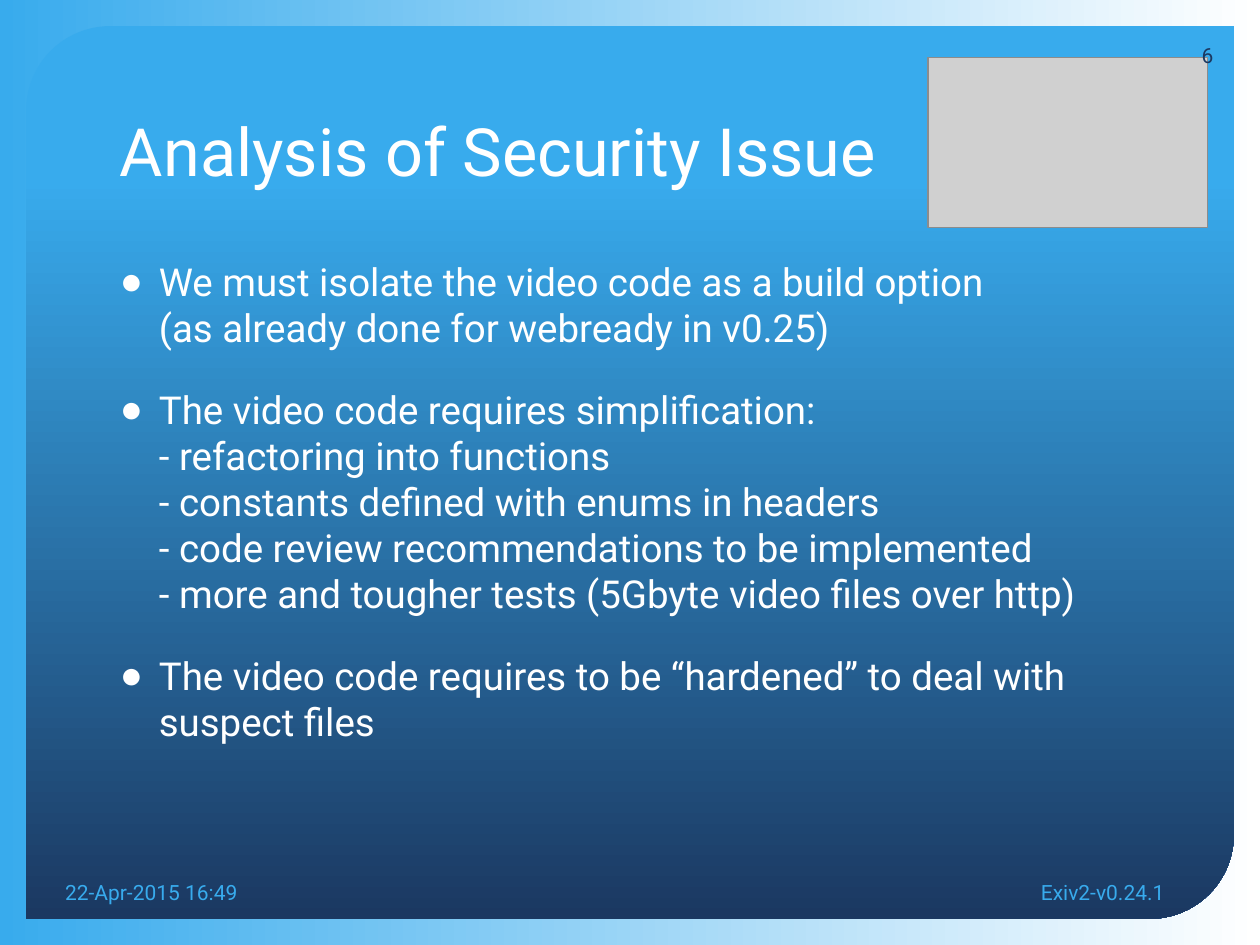
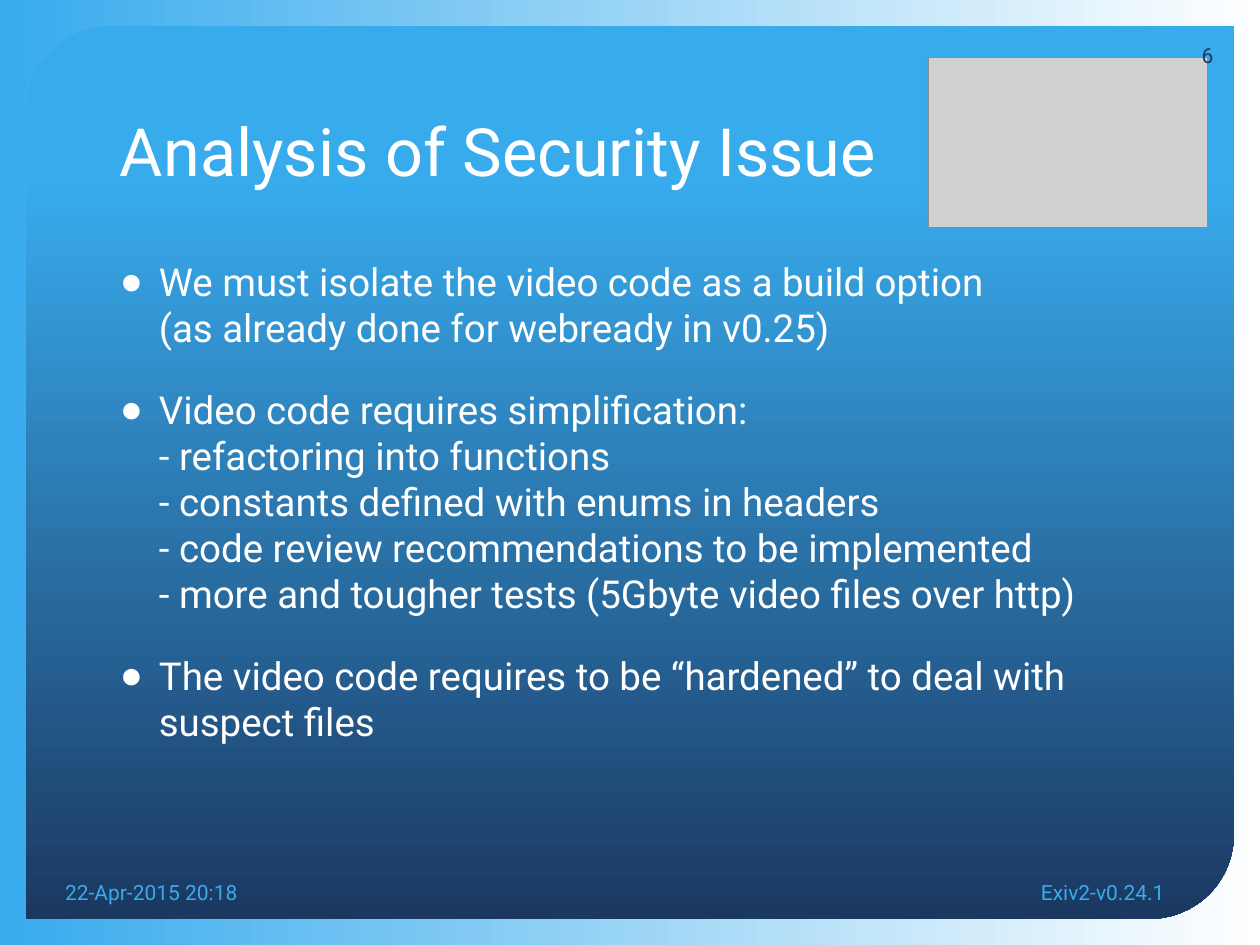
Before and after one commit to nehaljwani/team.exiv2.org, a slide deck: slide 6 of meetings/Exiv2-v0.24.1.pptx. Drawn at 1260x945 pixels with LibreOffice and Linux fonts; fonts in the diff are those of the drawing; grey boxes stand for pictures; background and template pictures are left out. Boxes give left, top, right and bottom in pixels: in the first picture for what was removed or moved away, otherwise in the second. Text is boxed around its words. In the diff, an @@ line names an element or a change of style, - is before the commit and + after.

```diff
--- a/meetings/Exiv2-v0.24.1.pptx
+++ b/meetings/Exiv2-v0.24.1.pptx
@@ text at <box>159,394,1075,617</box>: text changed @@
-● The video code requires simplification:
-  - refactoring into functions
-  - constants defined with enums in headers
-  - code review recommendations to be implemented
-  - more and tougher tests (5Gbyte video files over http)
+● Video code requires simplification:
+  - refactoring into functions
+  - constants defined with enums in headers
+  - code review recommendations to be implemented
+  - more and tougher tests (5Gbyte video files over http)
@@ text at <box>65,885,237,904</box>: text changed @@
-22-Apr-2015 16:49
+22-Apr-2015 20:18
```
Also in this commit, not shown: 9 other slides changed, 2 other files.
